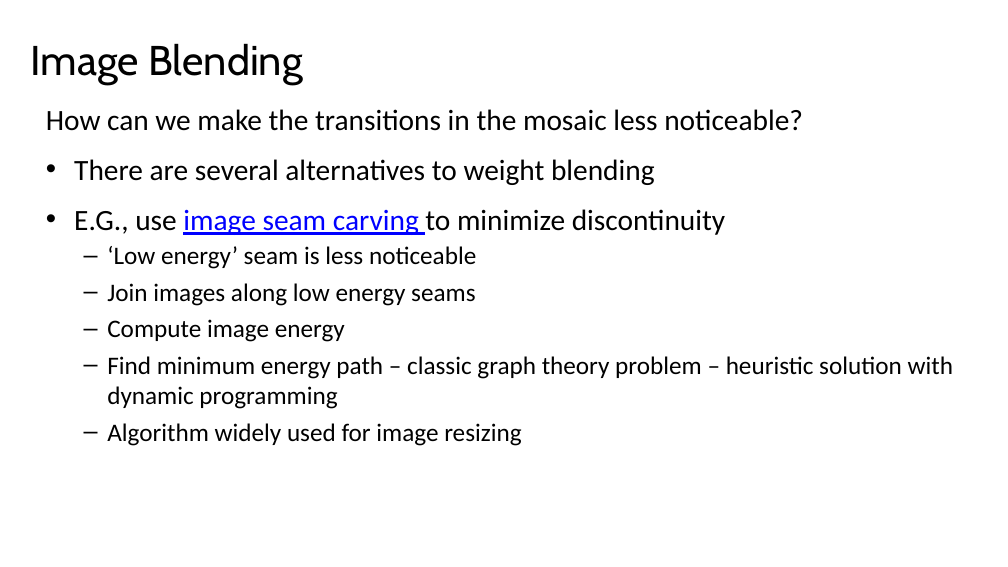
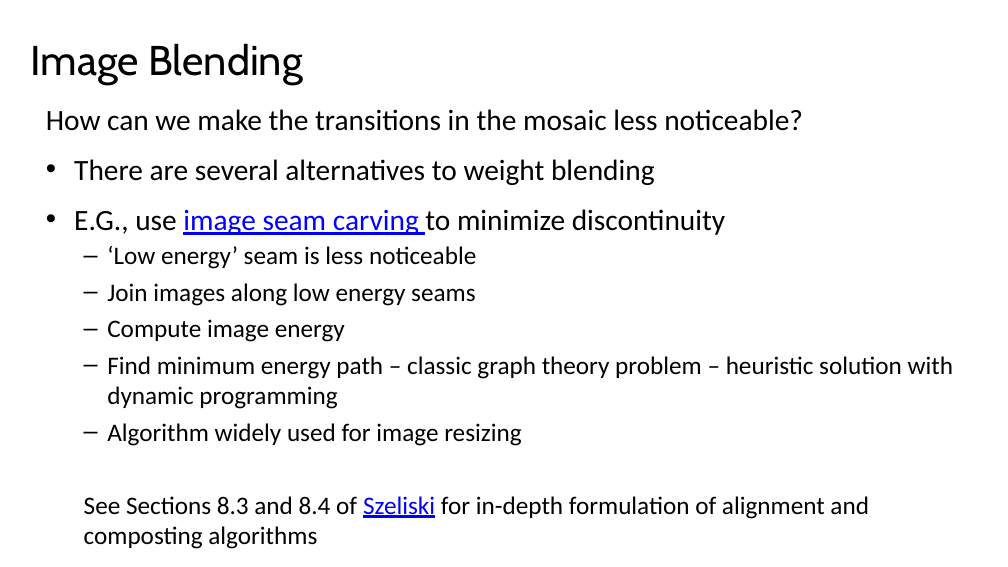
Before and after one commit to StephenElston/CSCI-E25, a slide deck: slide 73 of Slides/13_ImageStitching.pptx. Drawn at 1008x567 pixels with LibreOffice and Linux fonts; fonts in the diff are those of the drawing. Boxes give left, top, right and bottom in pixels: in the first picture for what was removed or moved away, otherwise in the second. Text is boxed around its words. In the diff, an @@ line names an element or a change of style, - is before the commit and + after.

```diff
--- a/Slides/13_ImageStitching.pptx
+++ b/Slides/13_ImageStitching.pptx
@@ text at [84,496,869,549]: paragraph added @@
+  See Sections 8.3 and 8.4 of Szeliski for in-depth formulation of alignment and composting algorithms
```
Also in this commit, not shown: 8 other slides changed.
